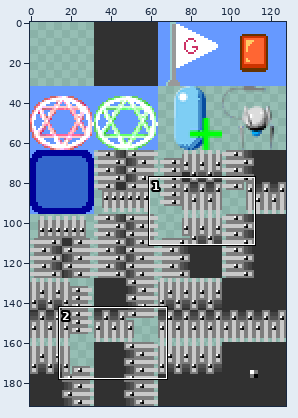
Sprite sheet -- data/image/MapChip01.png. Above, an overview of the earlier version with the close-up marked.
Close-up. Earlier state:
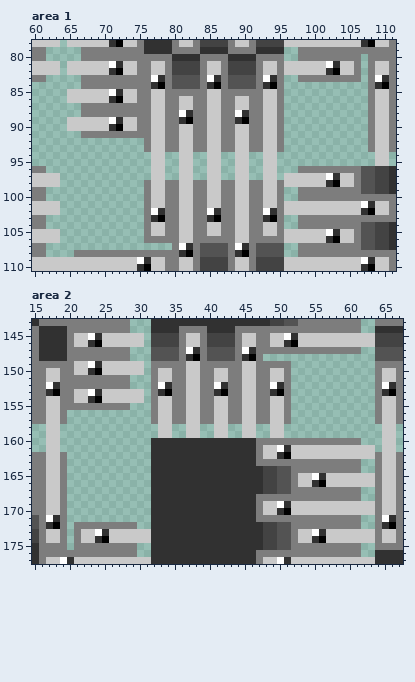
The file is 128x192 pixels. Pixels under 10% opacity are left out. Colours within 5 levels of each other are drawn and written as one. Shown: area 1: x 60..111, y 78..110; area 2: x 15..67, y 143..177.
New version:
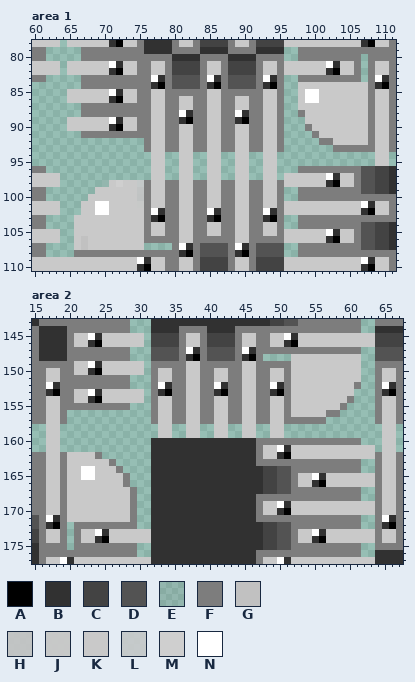
Palette (. is transparent): A #000000  B #313131  C #434343  D #535353  E #79797b1c  F #7d7d7d  G #c1c1c1  H #c4c4c5ed  J #c9c9c9f6  K #c9c9c9  L #cccccedf  M #cfcfcf  N #ffffff
The exact change:
Area 1:
The author put colour E in row 98 at x 70.
The author put colour F in row 88 at x 98; in row 90 at x 99; in row 91 at x 100; in row 92 at x 101 to 102; in row 93 at x 103 to 107.
The author put colour G in rows 106 to 107 at x 67.
The author put colour H in rows 99 to 100 at x 75.
The author put colour J in row 101 at x 75.
The author put colour K in row 84 at x 98 to 107; in rows 85 to 86 at x 98 and 101 to 107; in row 87 at x 98 to 107; in rows 88 to 89 at x 99 to 107; in row 90 at x 100 to 107; in row 91 at x 101 to 107.
The author put colour K in row 92 at x 103 to 107; in row 98 at x 71 and 73 to 74; in row 99 at x 69 to 74; in row 100 at x 68 to 74; in row 101 at x 67 to 68 and 71 to 74; in row 102 at x 67 to 68 and 71 to 75.
The author put colour K in rows 103 to 105 at x 66 to 75; in rows 106 to 107 at x 66 and 68 to 75.
The author put colour L in row 98 at x 75.
The author put colour M in row 98 at x 72.
The author put colour N in rows 85 to 86 at x 99 to 100; in rows 101 to 102 at x 69 to 70.
Area 2:
The author put colour F in row 152 at x 61; in row 154 at x 60; in row 155 at x 59; in row 156 at x 57 to 58; in row 157 at x 52 to 56; in row 162 at x 24.
The author put colour F in row 163 at x 26; in row 164 at x 27; in rows 165 to 166 at x 28; in rows 167 to 171 at x 29.
The author put colour K in rows 148 to 151 at x 52 to 61; in rows 152 to 153 at x 52 to 60; in row 154 at x 52 to 59; in row 155 at x 52 to 58; in row 156 at x 52 to 56; in row 162 at x 20 to 23.
The author put colour K in row 163 at x 20 to 25; in row 164 at x 20 to 21 and 24 to 26; in row 165 at x 20 to 21 and 24 to 27; in row 166 at x 20 to 27; in rows 167 to 171 at x 20 to 28.
The author put colour N in rows 164 to 165 at x 22 to 23.
Boxes around the changes in both close-ups, in picture pixels (x1, y1, x2, y2):
added: (298, 82, 368, 152)
added: (74, 180, 144, 250)
added: (291, 354, 361, 424)
added: (67, 452, 137, 522)
